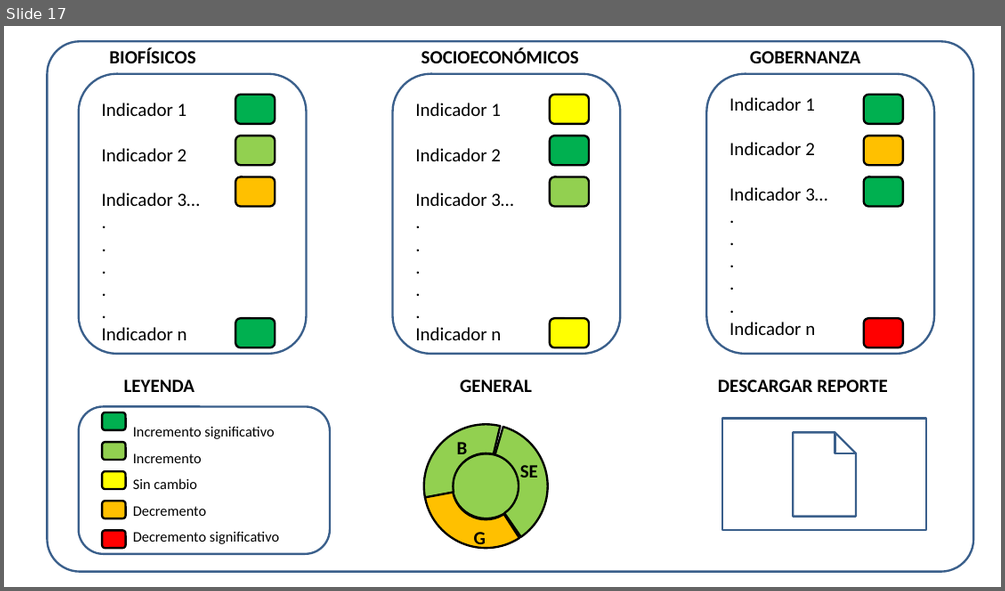
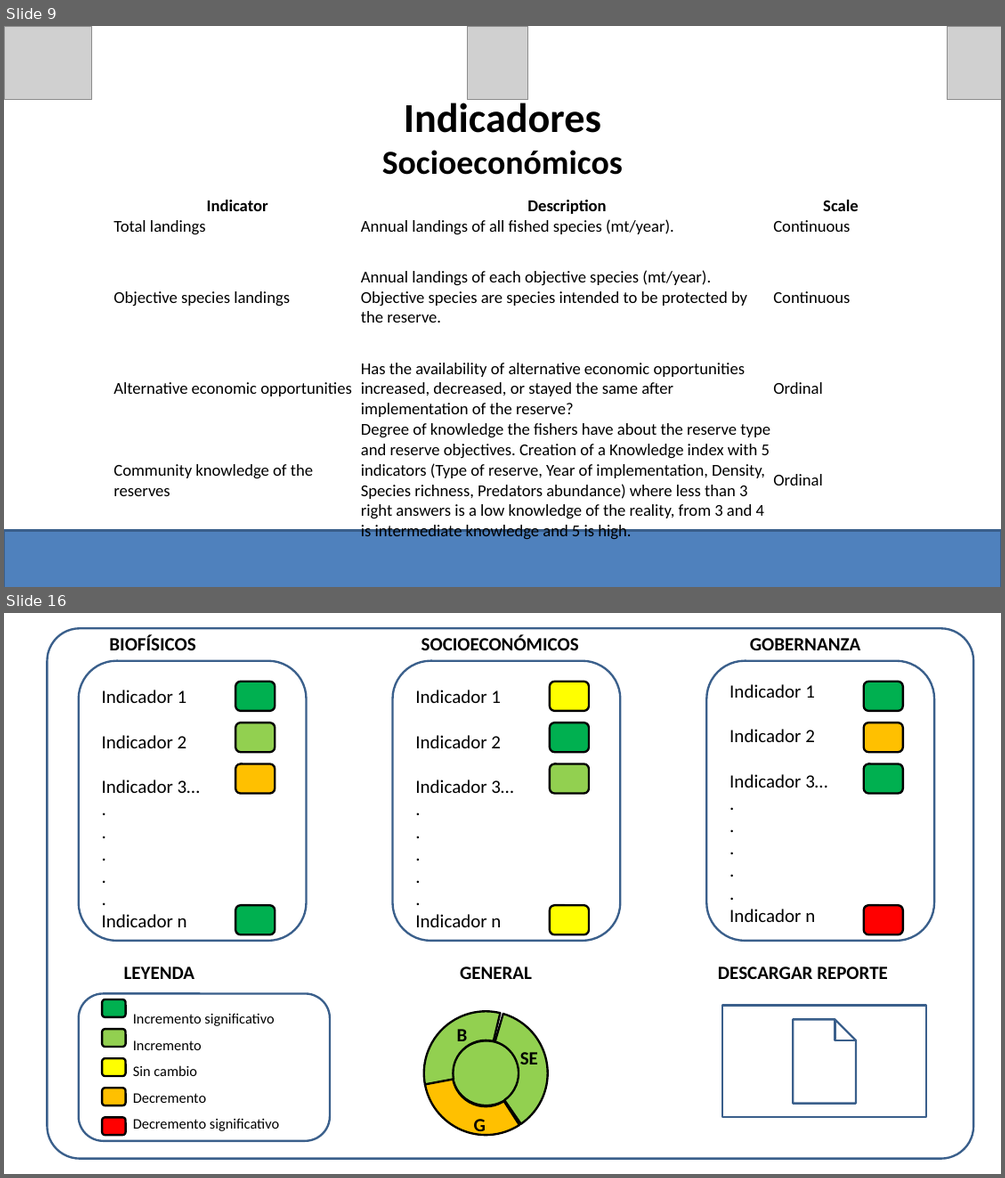
Before and after one commit to turfeffect/Docs, a slide deck: Presentations/Workshop in Mexico/Mexico Workshop.pptx. Shown one above the other, each under a label of ours: slide 17 before the commit, slides 9 and 16 after it; the slides between them are not shown. The pictures are 1005x591 and 1005x1178 pixels, drawn with LibreOffice and Linux fonts; fonts in the diff are those of the drawing; grey boxes stand for pictures. Boxes give left, top, right and bottom in pixels: in the first picture for what was removed or moved away, otherwise in the second. Text is boxed around its words. In the diff, an @@ line names an element or a change of style, - is before the commit and + after.

```diff
--- a/Presentations/Workshop in Mexico/Mexico Workshop.pptx
+++ b/Presentations/Workshop in Mexico/Mexico Workshop.pptx
@@ slide 9 added at (x1=4, y1=26, x2=1001, y2=587), background #FFFFFF @@
@@ picture added at (x1=4, y1=26, x2=91, y2=99) @@
@@ picture added at (x1=467, y1=26, x2=527, y2=99) @@
@@ picture added at (x1=947, y1=26, x2=1001, y2=99) @@
@@ title added at (x1=382, y1=97, x2=623, y2=175), 32.4 pt, text #000000, bold @@
+Indicadores
+Socioeconómicos
@@ table added at (x1=114, y1=196, x2=908, y2=542), 5 rows, 3 columns @@
+Indicator | Description | Scale
+Total landings | Annual landings of all fished species (mt/year). | Continuous
+Objective species landings | Annual landings of each objective species (mt/year). Objective species are species intended to be protected by the reserve. | Continuous
+Alternative economic opportunities | Has the availability of alternative economic opportunities increased, decreased, or stayed the same after implementation of the reserve? | Ordinal
+Community knowledge of the reserves | Degree of knowledge the fishers have about the reserve type and reserve objectives. Creation of a Knowledge index with 5 indicators (Type of reserve, Year of implementation, Density, Species richness, Predators abundance) where less than 3 right answers is a low knowledge of the reality, from 3 and 4 is intermediate knowledge and 5 is high. | Ordinal
@@ rectangle added at (x1=4, y1=530, x2=1001, y2=587), fill #4F81BD, outline #3A5F8C 2 pt @@
@@ what was slide 17 is now slide 16 @@
```
Also in this commit, not shown: 10 slides changed, 5 other slides added, 6 slides removed.
